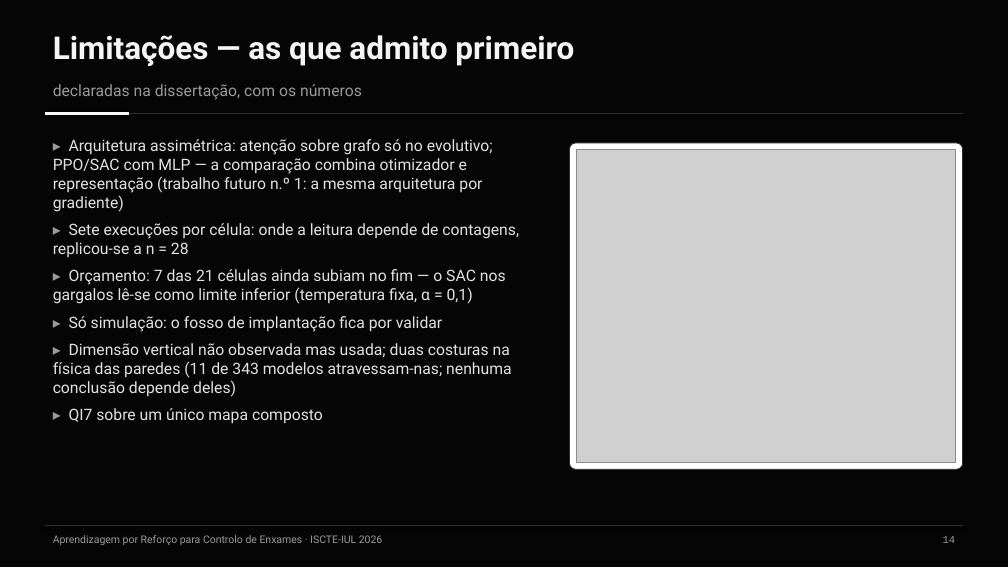
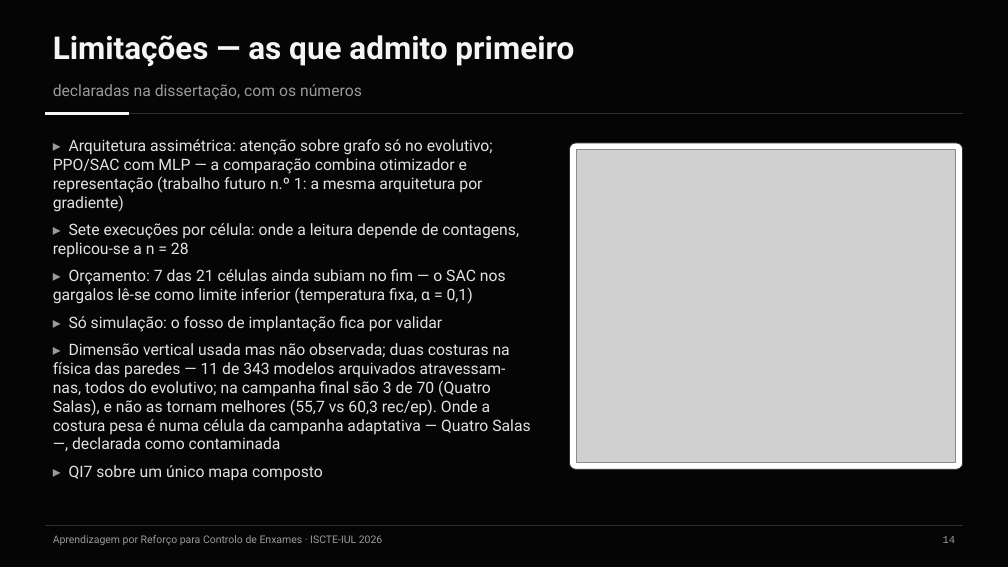
Before and after one commit to Pombo2001/swarm-robotics-tese, a slide deck: slide 15 of Defesa/slides_defesa.pptx. Drawn at 1008x567 pixels with LibreOffice and Linux fonts; fonts in the diff are those of the drawing; grey boxes stand for pictures. Boxes give left, top, right and bottom in pixels: in the first picture for what was removed or moved away, otherwise in the second. Text is boxed around its words. In the diff, an @@ line names an element or a change of style, - is before the commit and + after.

```diff
--- a/Defesa/slides_defesa.pptx
+++ b/Defesa/slides_defesa.pptx
@@ text at [53,343,530,449]: text changed @@
-▸ Dimensão vertical não observada mas usada; duas costuras na física das paredes (11 de 343 modelos atravessam-nas; nenhuma conclusão depende deles)
+▸ Dimensão vertical usada mas não observada; duas costuras na física das paredes — 11 de 343 modelos arquivados atravessam-nas, todos do evolutivo; na campanha final são 3 de 70 (Quatro Salas), e não as tornam melhores (55,7 vs 60,3 rec/ep). Onde a costura pesa é numa célula da campanha adaptativa — Quatro Salas —, declarada como contaminada
```
Also in this commit, not shown: 3 other slides changed, 6 slides added, 6 other files.
